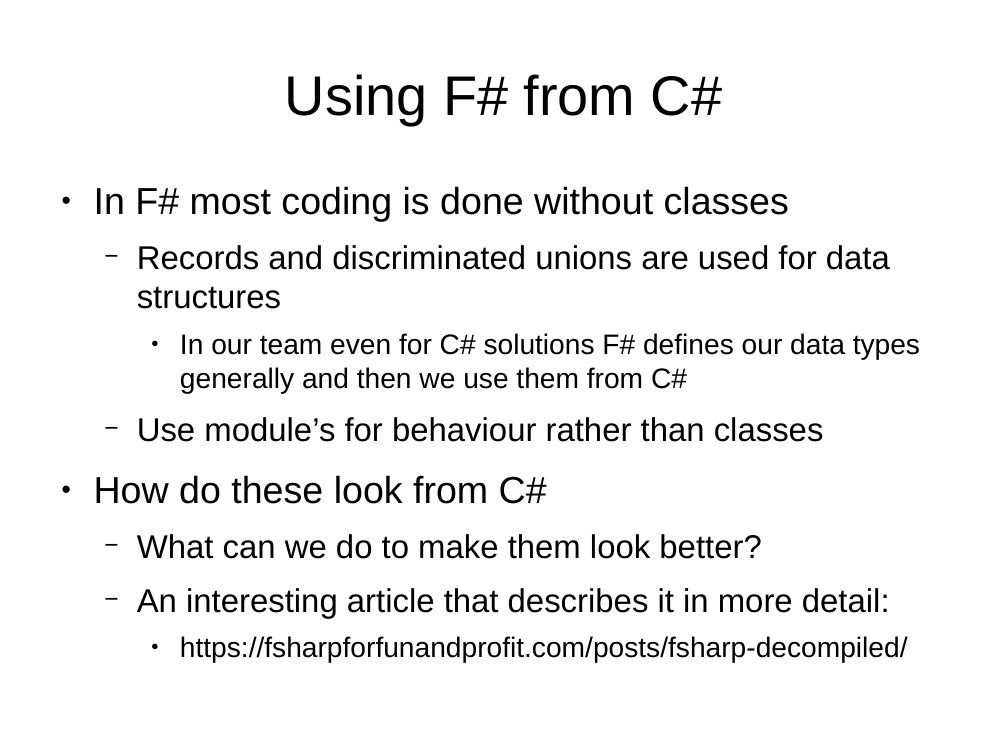
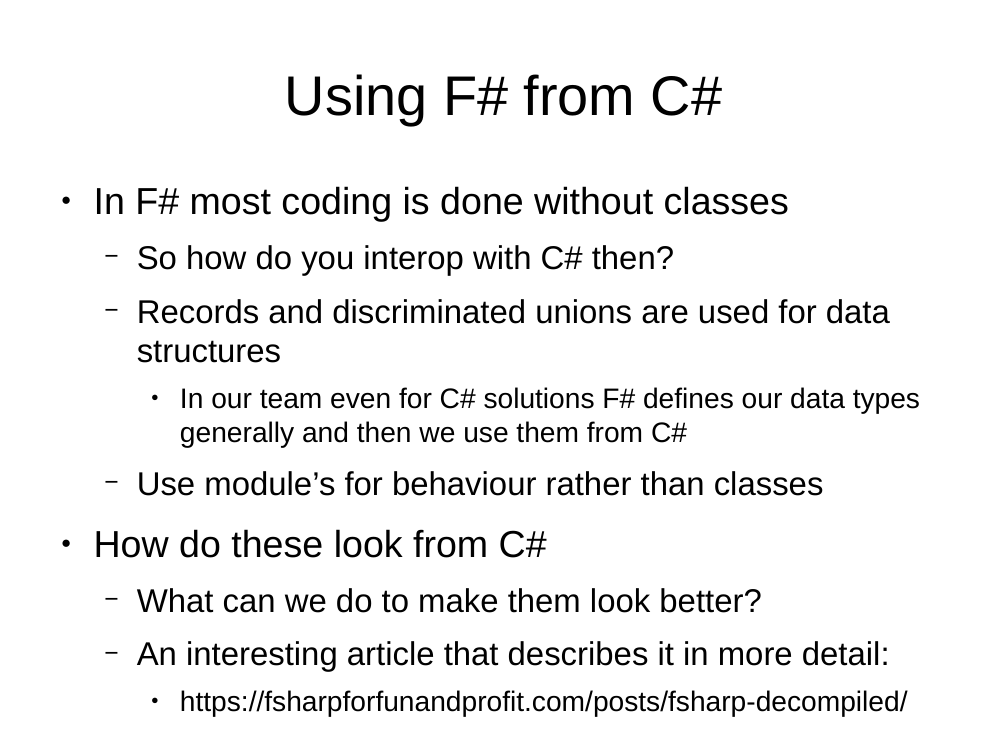
Before and after one commit to mvkara/InteropPresentation, a slide deck: slide 10 of slides/InteroperabilityPresentation.odp (slide 11 before the commit). Drawn at 1008x756 pixels with LibreOffice and Linux fonts; fonts in the diff are those of the drawing. Boxes give left, top, right and bottom in pixels: in the first picture for what was removed or moved away, otherwise in the second. Text is boxed around its words. In the diff, an @@ line names an element or a change of style, - is before the commit and + after.

```diff
--- a/slides/InteroperabilityPresentation.odp
+++ b/slides/InteroperabilityPresentation.odp
@@ text at bbox=[137, 245, 674, 276]: paragraph added @@
+  − So how do you interop with C# then?
```
Also in this commit, not shown: 7 other slides changed, 1 slide added, 1 slide removed, 2 other files.
